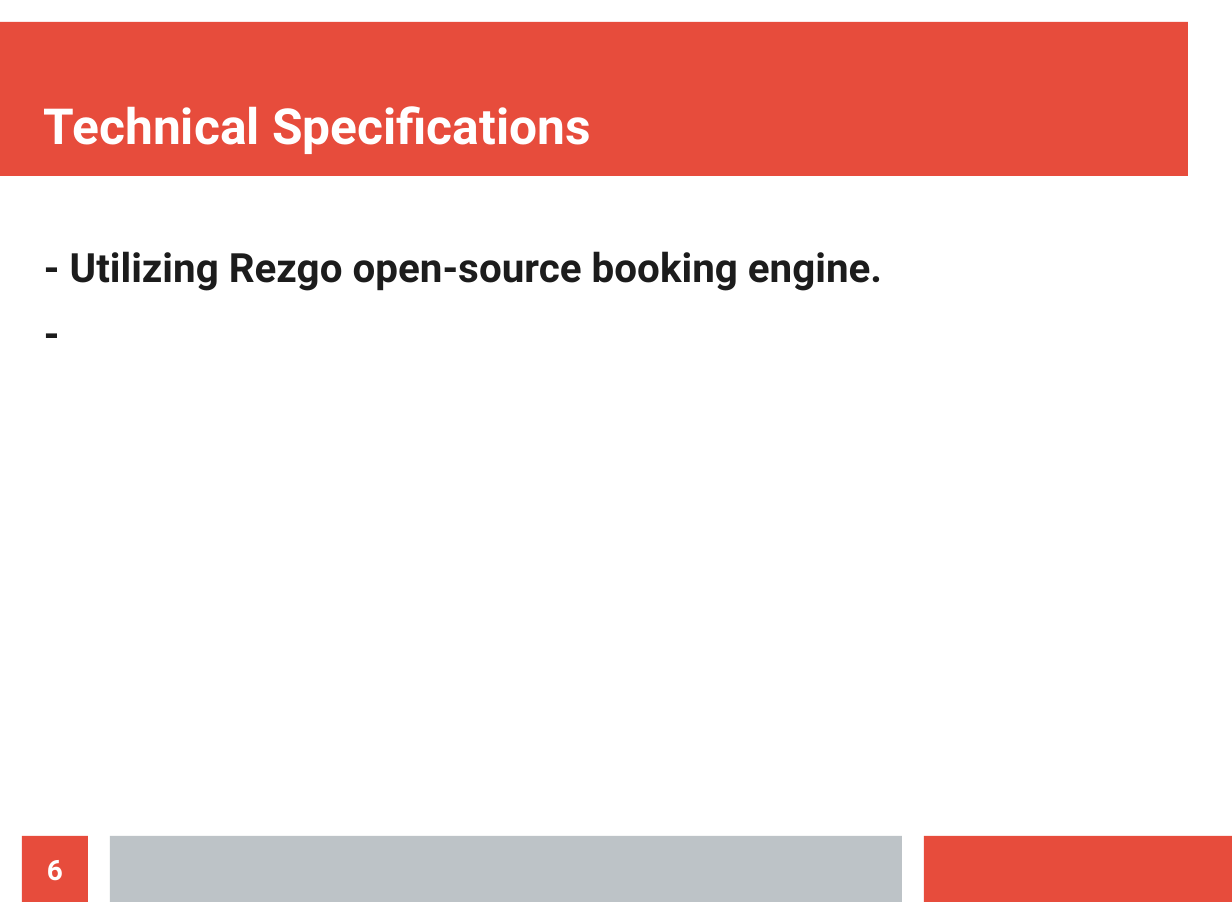
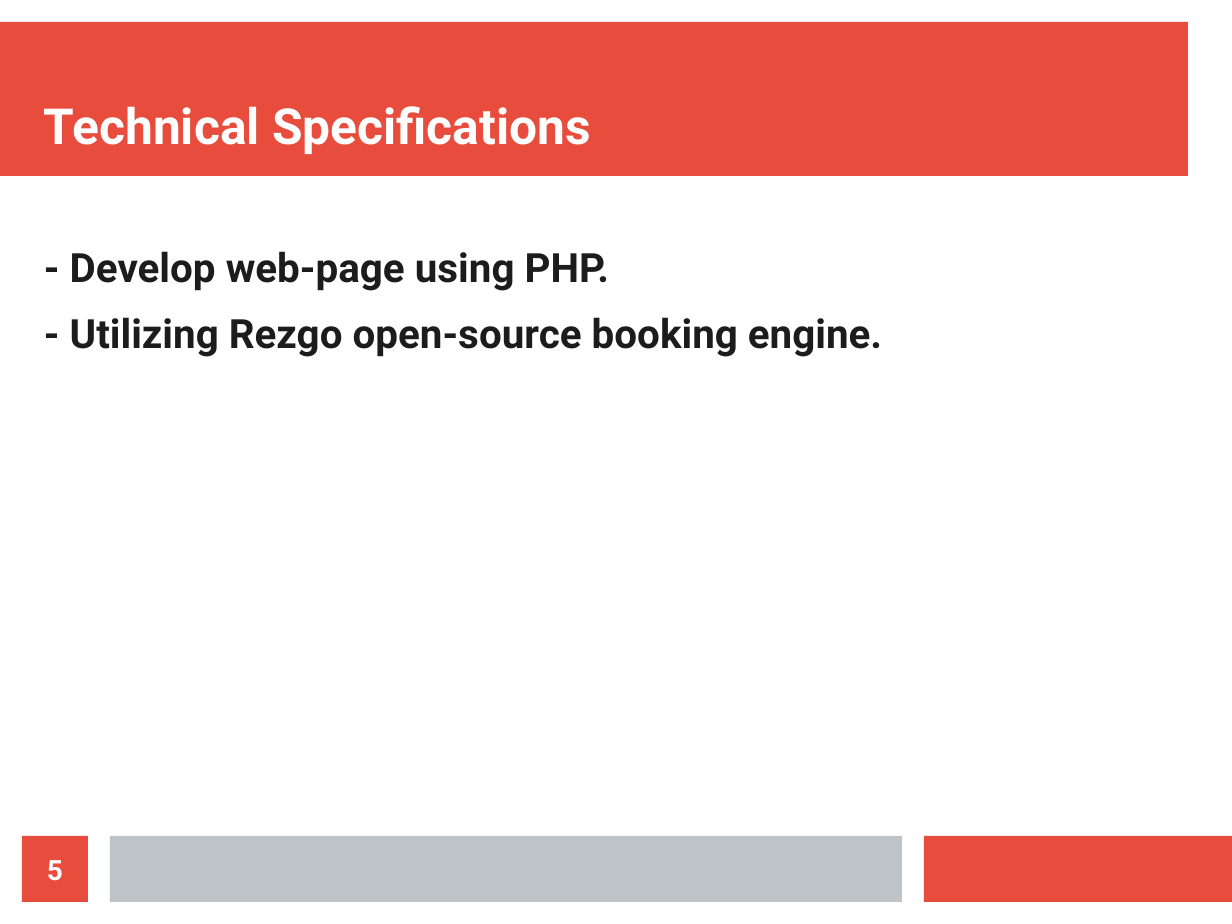
Before and after one commit to Aliii98/osoc19, a slide deck: slide 5 of OSOC-proposal.odp (slide 6 before the commit). Drawn at 1232x924 pixels with LibreOffice and Linux fonts; fonts in the diff are those of the drawing. Boxes give left, top, right and bottom in pixels: in the first picture for what was removed or moved away, otherwise in the second. Text is boxed around its words. In the diff, an @@ line names an element or a change of style, - is before the commit and + after.

Commit message:
Finalized Idea&Obj slides.. still working on technical specs

```diff
--- a/OSOC-proposal.odp
+++ b/OSOC-proposal.odp
@@ text at bbox=[70, 251, 882, 357]: paragraph removed @@
--
@@ text at bbox=[70, 251, 609, 291]: paragraph added @@
+- Develop web-page using PHP.
@@ page number at bbox=[47, 860, 63, 881]: text changed @@
-6
+5
```
Also in this commit, not shown: 1 other slide changed, 1 slide removed.
